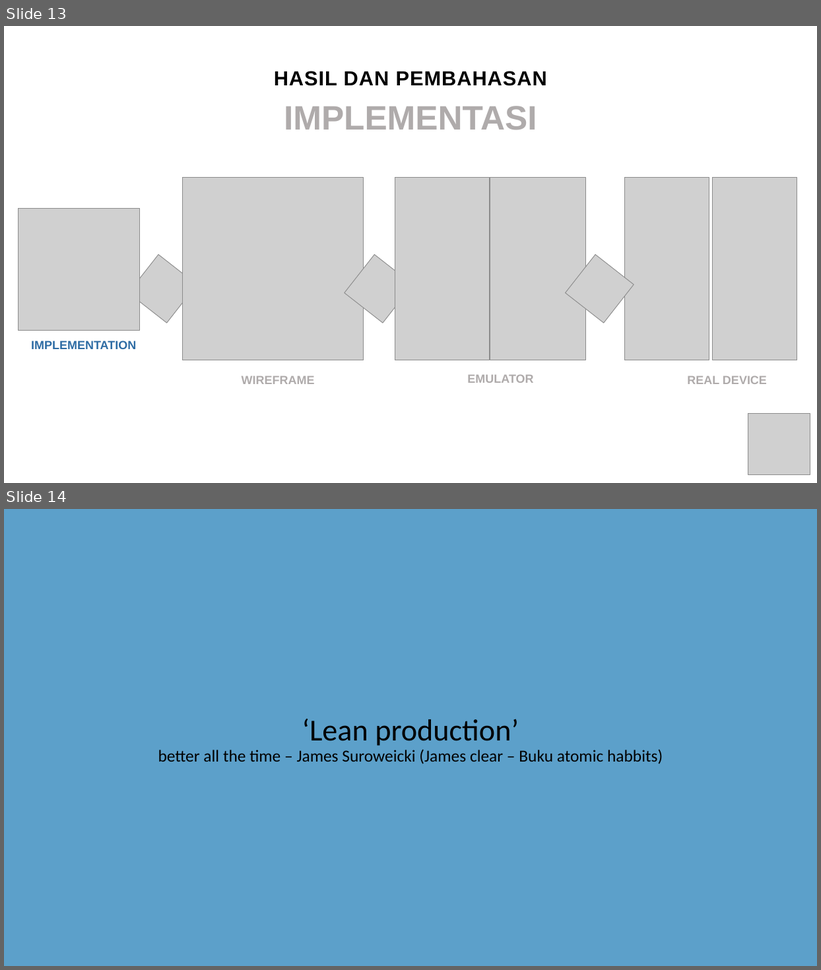
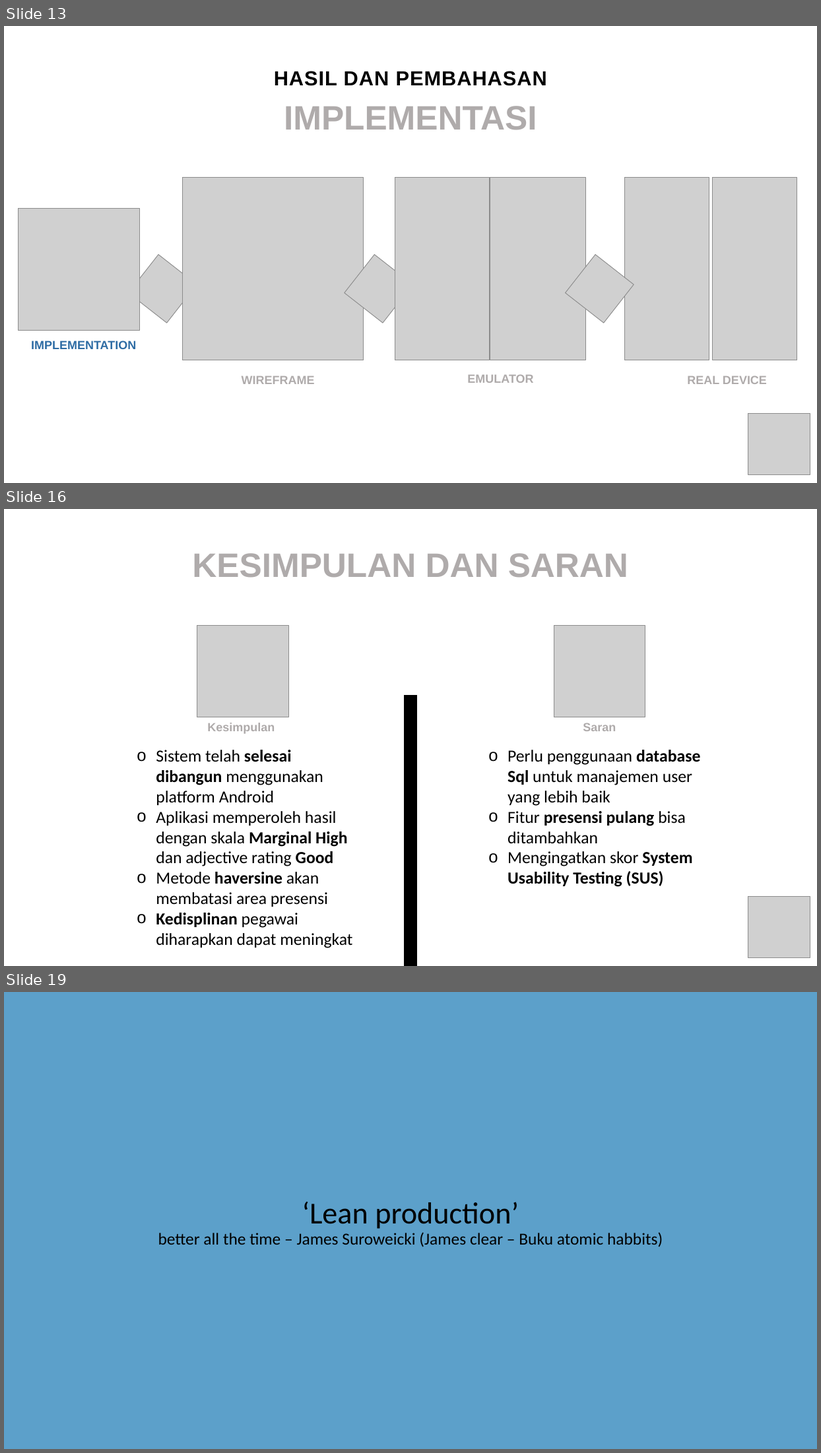
Before and after one commit to gunadermawan/skripsi, a slide deck: dokumen/ppt_skripsi.pptx. Shown one above the other, each under a label of ours: slides 13 and 14 before the commit, slides 13, 16 and 19 after it; the slides between them are not shown. The pictures are 821x970 and 821x1453 pixels, drawn with LibreOffice and Linux fonts; fonts in the diff are those of the drawing; grey boxes stand for pictures. Boxes give left, top, right and bottom in pixels: in the first picture for what was removed or moved away, otherwise in the second. Text is boxed around its words. In the diff, an @@ line names an element or a change of style, - is before the commit and + after.

Commit message:
update ppt:
ppt sampai dengan bab 5

```diff
--- a/dokumen/ppt_skripsi.pptx
+++ b/dokumen/ppt_skripsi.pptx
@@ slide 16 added at box(4, 509, 817, 966), background #FFFFFF @@
@@ text added at box(192, 553, 628, 578), 40 pt, text #AFABAB, bold @@
+KESIMPULAN DAN SARAN
@@ picture added at box(197, 626, 289, 717) @@
@@ picture added at box(554, 626, 646, 717) @@
@@ rectangle added at box(404, 696, 416, 966), fill #000000, outline #000000 1 pt @@
@@ text added at box(207, 723, 275, 734), 14 pt, text #AFABAB, bold @@
+Kesimpulan
@@ text added at box(583, 723, 616, 731), 14 pt, text #AFABAB, bold @@
+Saran
@@ text added at box(156, 750, 352, 949), 20 pt, text #000000 @@
+o Sistem telah selesai dibangun menggunakan platform Android
+o Aplikasi memperoleh hasil dengan skala Marginal High dan adjective rating Good
+o Metode haversine akan membatasi area presensi
+o Kedisplinan pegawai diharapkan dapat meningkat
@@ text added at box(508, 750, 700, 887), 20 pt, text #000000 @@
+o Perlu penggunaan database Sql untuk manajemen user yang lebih baik
+o Fitur presensi pulang bisa ditambahkan
+o Mengingatkan skor System Usability Testing (SUS)
@@ picture added at box(748, 897, 811, 958) @@
@@ what was slide 14 is now slide 19 @@
```
Also in this commit, not shown: 1 slide changed, 5 other slides added.
